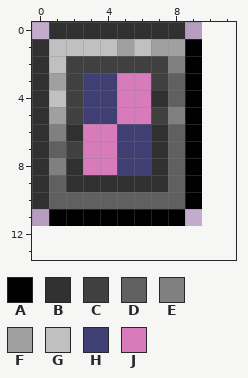
One commit to this pixel-art sprite: Assets/Items/Cards/Card0.png. The picture above is the old version.
The file is 20x24 pixels, drawn in blocks of 2x2; one block is one cell here. The old version is drawn lined up with the new one, on the new canvas.
Palette (. is transparent): A #000000  B #303030  C #404040  D #606060  E #808080  F #a0a0a0  G #c0c0c0  H #3f3f74  J #d77bba
Pixels before, first column x 0:
 0 .BBBBBBBB.
 1 BGGGGFGFFA
 2 BGCCCCCCEA
 3 BFCHHJJCDA
 4 BGCHHJJBDA
 5 BFCHHJJCEA
 6 BEBJJHHBDA
 7 BDCJJHHBDA
 8 BEBJJHHBDA
 9 BDBBBBBBDA
10 BDDDDDDDDA
11 .AAAAAAAA.
Now the later version:
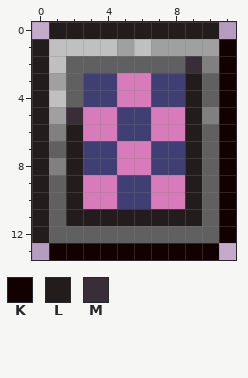
Colours new in this view: K #120101  L #231c1c  M #392d38
What changed:
canvas 10x12 -> 12x14
Changed rows in their new state; - is an unchanged pixel.
first column x 0:
 0 -LLLLLLLLLL-
 1 L--------FFK
 2 L-DDDDDDDMEK
 3 L-D----HHLDK
 4 L-D----HHLDK
 5 L-MJJHHJJLEK
 6 L-L----JJLDK
 7 L-LHHJJHHLDK
 8 L-LHHJJHHLDK
 9 L-LJJHHJJLDK
10 L-LJJHHJJLDK
11 LDLLLLLLLLDK
12 LDDDDDDDDDDK
13 -KKKKKKKKKK-
